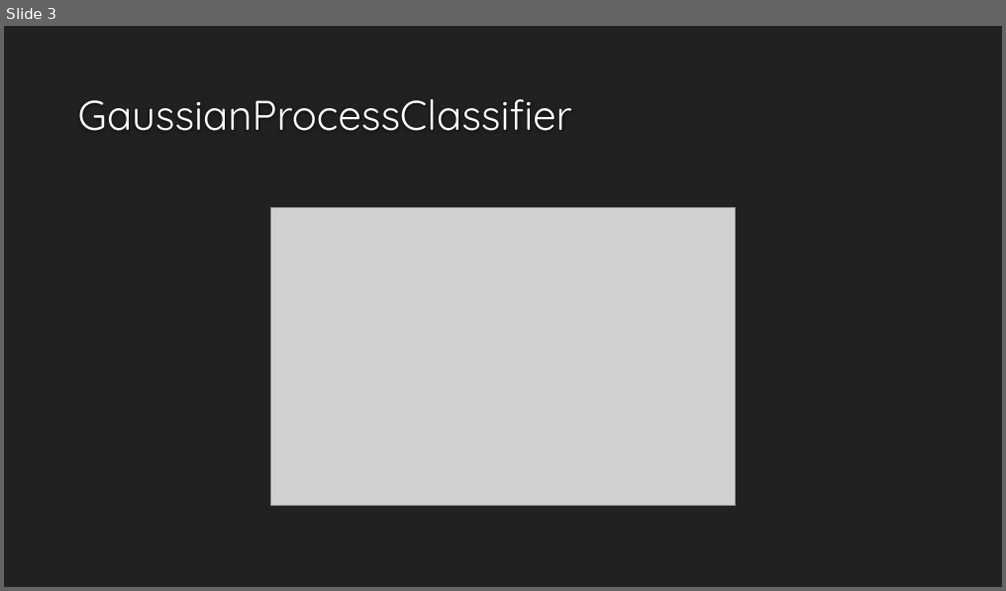
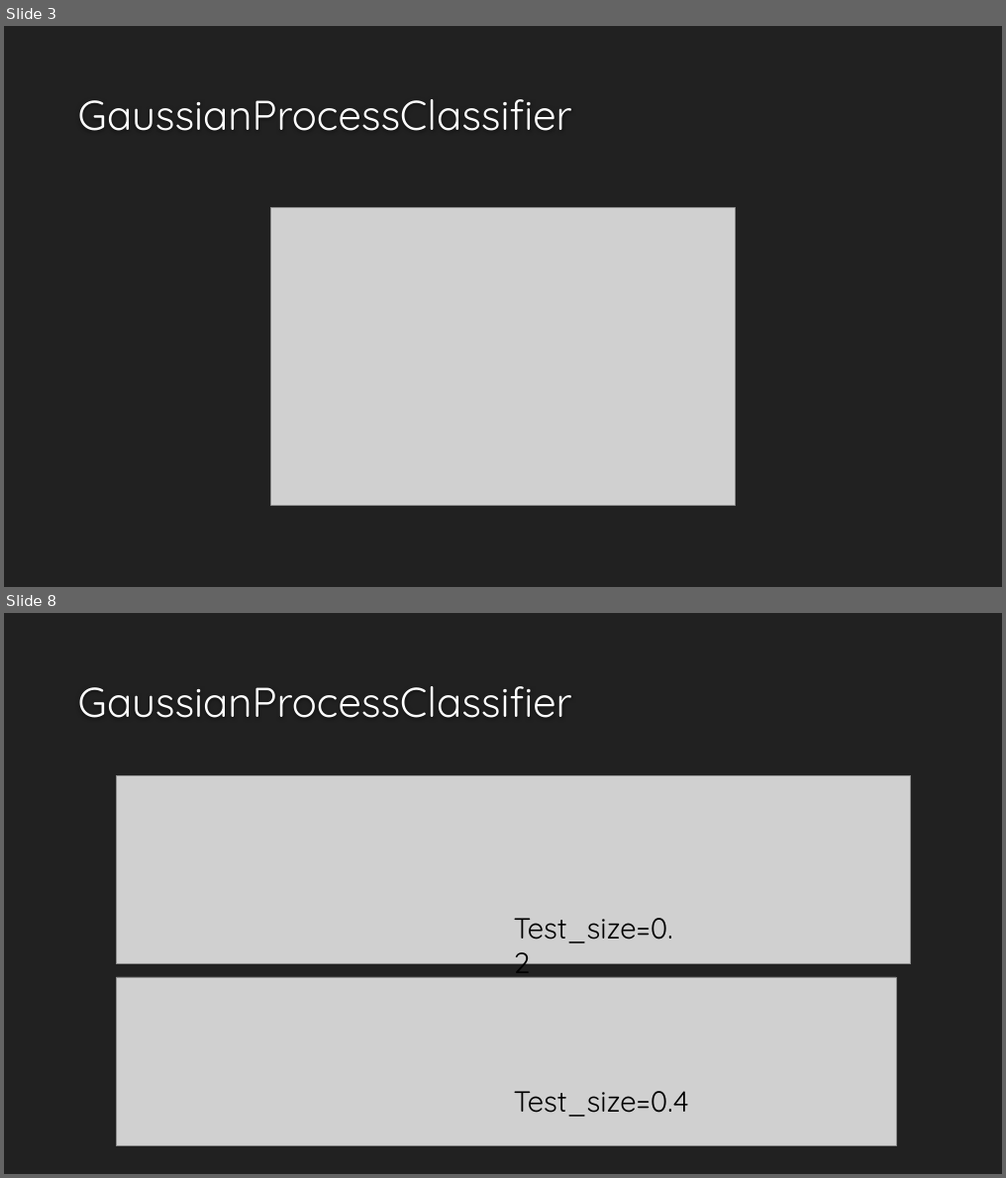
Before and after one commit to u0524809/cloud_computing, a slide deck: cloud_computing_mid.pptx. Shown one above the other, each under a label of ours: slide 3 before the commit, slides 3 and 8 after it; the slides between them are not shown. The pictures are 1006x591 and 1006x1178 pixels, drawn with LibreOffice and Linux fonts; fonts in the diff are those of the drawing; grey boxes stand for pictures; background and template pictures are left out. Boxes give left, top, right and bottom in pixels: in the first picture for what was removed or moved away, otherwise in the second. Text is boxed around its words. In the diff, an @@ line names an element or a change of style, - is before the commit and + after.

```diff
--- a/cloud_computing_mid.pptx
+++ b/cloud_computing_mid.pptx
@@ slide 8 added at bbox=[4, 613, 1002, 1174], background #212121 @@
@@ title added at bbox=[78, 686, 572, 718], 40 pt, text #FEFEFE @@
+GaussianProcessClassifier
@@ picture added at bbox=[116, 776, 911, 964] @@
@@ text added at bbox=[514, 918, 673, 978], 28 pt, text #000000 @@
+Test_size=0.2
@@ picture added at bbox=[116, 977, 896, 1146] @@
@@ text added at bbox=[514, 1091, 689, 1117], 28 pt, text #000000 @@
+Test_size=0.4
```
Also in this commit, not shown: 3 slides changed, 3 other slides added, 2 slides removed.
